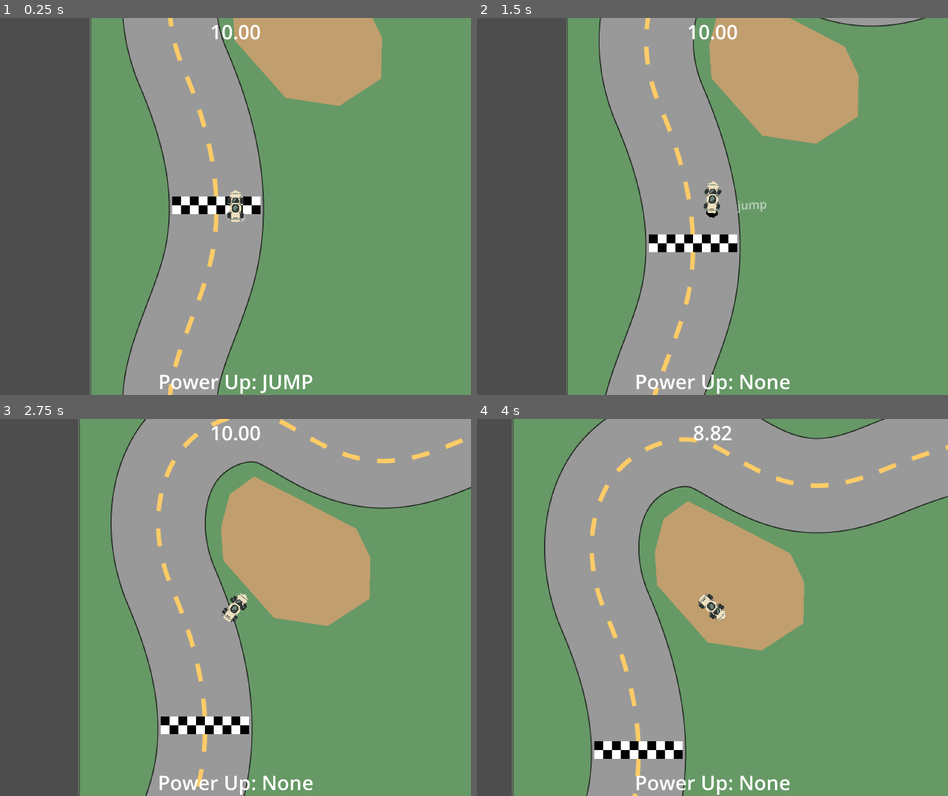
Above: before the commit, frames 1-4 (two rows, left to right).
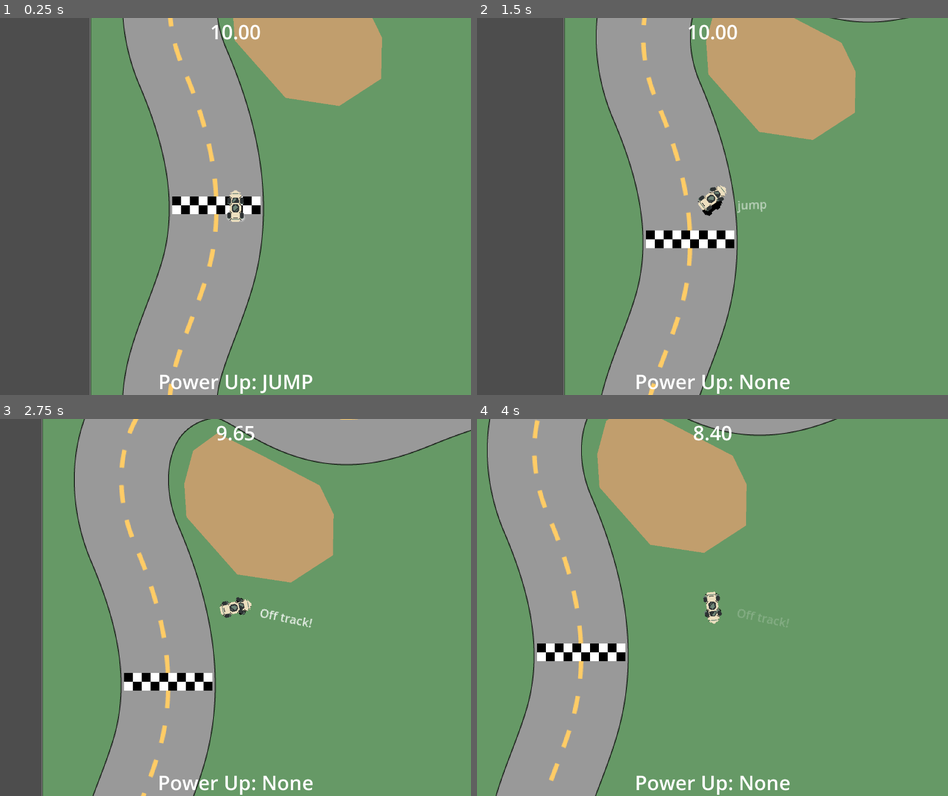
Above: after the commit, the same moments.

Repository: PGComai/Made-at-the-MADE-2025
Game: Godot game, scene res://scenes/racetrack2/racetrack2.tscn
Same seed, same stepped clock (60 frames per second), same inputs: the game is played once before the commit and once after it.
Inputs:
- Up to frame 1 (0.25 s): no input
- Up to frame 2 (1.5 s): hold D (right) 0.53-1.28 s; tap . (a) at 0.6, 1.35 s; hold S (brake) from 1.28 s (still down)
- Up to frame 3 (2.75 s): release S (brake) at 2.03 s; hold D (right) from 2.03 s (still down); tap . (a) at 2.1 s
- Up to frame 4 (4 s): tap . (a) at 2.85, 3.6 s; release D (right) at 3.53 s; hold A (left) from 3.53 s (still down)

The runs differ from the first frame. In frame 1, less than 0.1% of the frame differs, in the area x 49-81%, y 3-24%; in frame 2, 5.4%; in frame 3, 37%; in frame 4, 54%, in the area x 0-100%, y 0-100%.

Commit message:
raised minimum grip

Diff:
--- a/car/car.gd
+++ b/car/car.gd
@@ -11,10 +11,11 @@
 
 
 const INITIAL_SPEED: float = 50.0
-const MIN_GRIP: float = 0.05
+const MIN_GRIP: float = 0.4
 const WHEEL_SPIN_SCALE: float = 0.05
 const BRAKE_EFFECT: float = 0.99
 const LIFE_TIME: float = 10.0
+const JUMP_GRIP: float = 3.0
 
 
 @export var show_steer := true
@@ -51,6 +52,9 @@
 		return life <= 0
 ## How many laps have been completed
 var completed_laps := 0
+var jump_grip_boost: float = 1.0:
+	set(value):
+		jump_grip_boost = clampf(value, 1.0, JUMP_GRIP)
 
 
 @onready var sprite_2d: Sprite2D = $Sprite2D
@@ -93,6 +97,7 @@
 				toast.toast("brake")
 			elif current_powerup == PowerUp.JUMP:
 				jumping = true
+				jump_grip_boost = JUMP_GRIP
 				toast.toast("jump")
 				stuff_detector.monitoring = false
 	if not (on_track or jumping):
@@ -127,7 +132,7 @@
 		wheel_fr.rotation = lerp_angle(wheel_fr.rotation, wheel_angle, 0.1)
 
 	grip = remap(velocity.normalized().dot(-global_transform.y),
-				-1.0,
+				0.0,
 				1.0,
 				MIN_GRIP,
 				1.0)
@@ -145,7 +150,7 @@
 	var ideal_vel: Vector2 = -global_transform.y * velocity.length()
 
 	if not jumping:
-		velocity = velocity.slerp(ideal_vel, 0.08 * grip * terrain_slip)
+		velocity = velocity.slerp(ideal_vel, minf(0.3, 0.08 * grip * terrain_slip * jump_grip_boost))
 		velocity *= drag * remap(grip, MIN_GRIP, 1.0, 0.995, 1.0) * terrain_damp
 	if braking:
 		velocity *= BRAKE_EFFECT
@@ -156,7 +161,10 @@
 
 	spin_momentum += absf(ang_diff) * 0.8 * small_speed
 	if not jumping:
+		jump_grip_boost -= delta * 10.0
 		spin = lerp(spin, ang_diff, 0.02 * grip * terrain_slip)
+	else:
+		spin = lerp(spin, turn * 0.4, 0.2)
 	var steer_strength: float = pow(speed, 0.95) * (3.0 / INITIAL_SPEED)
 
 	car_angle += spin * delta * steer_strength * spin_momentum * grip * terrain_slip
